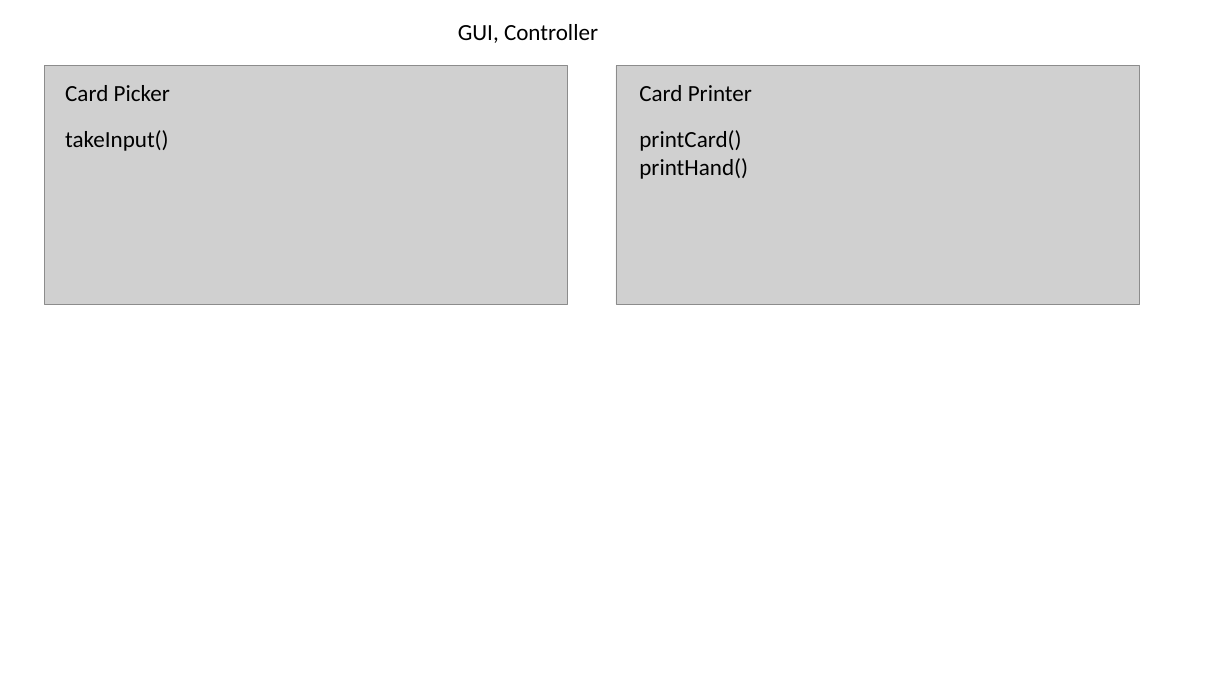
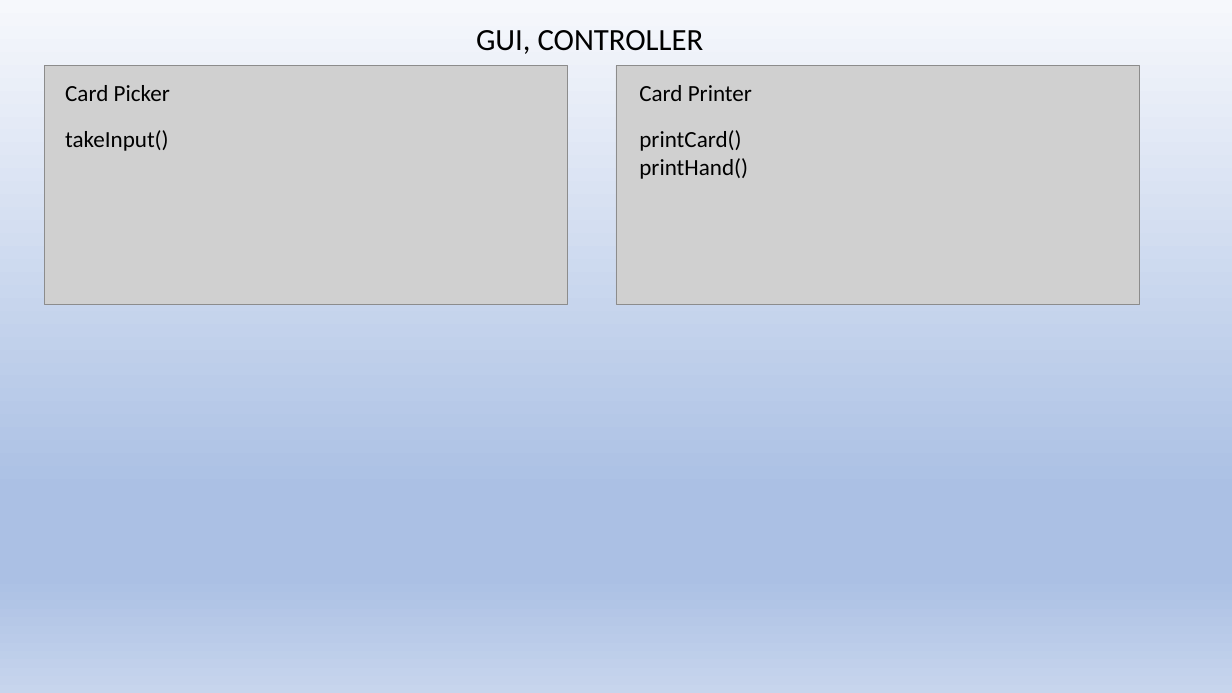
Before and after one commit to CSC207-UofT/course-project-the-losers-club, a slide deck: slide 3 of phase0/crccards.pptx. Drawn at 1232x693 pixels with LibreOffice and Linux fonts; fonts in the diff are those of the drawing; grey boxes stand for pictures. Boxes give left, top, right and bottom in pixels: in the first picture for what was removed or moved away, otherwise in the second. Text is boxed around its words. In the diff, an @@ line names an element or a change of style, - is before the commit and + after.

```diff
--- a/phase0/crccards.pptx
+++ b/phase0/crccards.pptx
@@ background #FFFFFF to gradient #F6F8FC to #ABC0E4 to #C7D5ED @@
@@ text at box(476, 30, 704, 54): text changed; size 18 to 24 pt @@
-GUI, Controller
+GUI, CONTROLLER
```
Also in this commit, not shown: 2 other slides changed.
